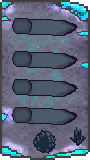
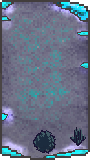
Revision of a layered (90, 160) image; what changed, layer by layer:
hid "Слой 16" over [12, 107, 78, 125]
hid "Слой 15" over [12, 79, 78, 97]
hid "Слой 14" over [12, 51, 78, 69]
hid "Слой 13", painted on it over [12, 18, 78, 36]
painted on "Слой 3" over [12, 18, 78, 36]
